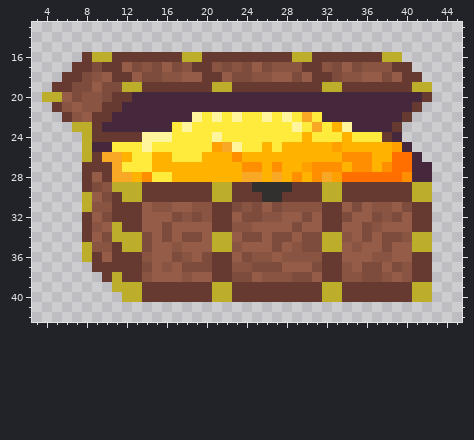
Edited in one commit: pixel-art sprite (images/chest.png). The picture above is the old version.
The file is 50x50 pixels. Shown: x 3..45, y 13..42. The old version is drawn lined up with the new one.
New version:
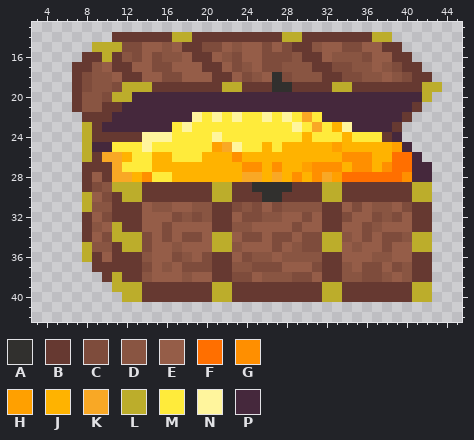
Palette (. is transparent): A #31302e  B #663931  C #7e4c3c  D #895542  E #955d48  F #ff6f00  G #ff8f00  H #ffa000  J #ffb300  K #f9a825  L #bcad2b  M #ffeb3b  N #fff59d  P #45283c
The exact change:
{"change": "whole drawing moved by -1,+2 (the old picture is shown already moved)"}
{"y":14,"x":11,"old":"............................","new":"BBBBBBLLBBBBBBBBBLLBBBBBBBLL"}
{"y":15,"x":9,"old":"...............................","new":"LLLCCEEDEBBCCEDEECECBBDEECCEEBB"}
{"y":16,"x":9,"old":"L","new":"B"}
{"y":16,"x":12,"old":"BBBBBBLL","new":"DCECDDEB"}
{"y":16,"x":21,"old":"BBBBBBBBLL","new":"EDCEECCCDB"}
{"y":16,"x":32,"old":"BBBBBBLL.","new":"EDDDCEEBB"}
{"y":17,"x":9,"old":"CB","new":"DE"}
{"y":17,"x":12,"old":"ECD","new":"BEE"}
{"y":17,"x":16,"old":"ECDB","new":"CEEE"}
{"y":17,"x":21,"old":"DCDC","new":"BECD"}
{"y":17,"x":27,"old":"D","new":"C"}
{"y":17,"x":30,"old":"B","new":"D"}
{"y":17,"x":32,"old":"D","new":"B"}
{"y":17,"x":34,"old":"EC","new":"CD"}
{"y":17,"x":37,"old":"D","new":"E"}
{"y":17,"x":39,"old":"B","new":"C"}
{"y":17,"x":41,"old":".","new":"B"}
{"y":18,"x":6,"old":"B","new":"."}
{"y":18,"x":10,"old":"EB","new":"DE"}
{"y":18,"x":13,"old":"ECCDD","new":"BEECC"}
{"y":18,"x":20,"old":"B","new":"E"}
{"y":18,"x":22,"old":"EC","new":"BE"}
{"y":18,"x":26,"old":"DEECEB","new":"EACDDD"}
{"y":18,"x":33,"old":"CDDEECEB","new":"BCCDDEDC"}
{"y":18,"x":42,"old":".","new":"B"}
{"y":19,"x":5,"old":"BBC","new":"..B"}
{"y":19,"x":9,"old":"EC","new":"DD"}
{"y":19,"x":14,"old":"B","new":"L"}
{"y":19,"x":21,"old":"L","new":"B"}
{"y":19,"x":23,"old":"B","new":"L"}
{"y":19,"x":27,"old":"BB","new":"AA"}
{"y":19,"x":32,"old":"L","new":"B"}
{"y":19,"x":34,"old":"B","new":"L"}
{"y":19,"x":41,"old":"L","new":"B"}
{"y":19,"x":43,"old":".","new":"L"}
{"y":20,"x":4,"old":"LLEC","new":"...B"}
{"y":20,"x":11,"old":"BB","new":"LL"}
{"y":20,"x":42,"old":"B","new":"L"}
{"y":21,"x":5,"old":"BDE","new":"..B"}
{"y":22,"x":6,"old":"BDE","new":"..B"}
{"y":23,"x":7,"old":"L","new":"."}
{"label":"changed","picture_box":[42,32,442,132]}
